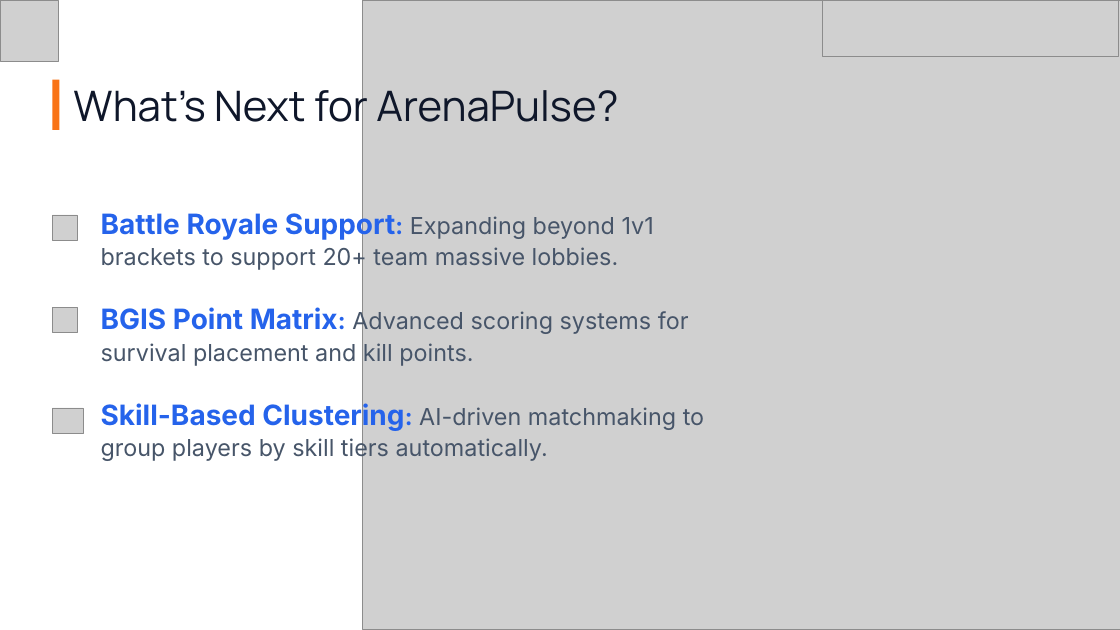
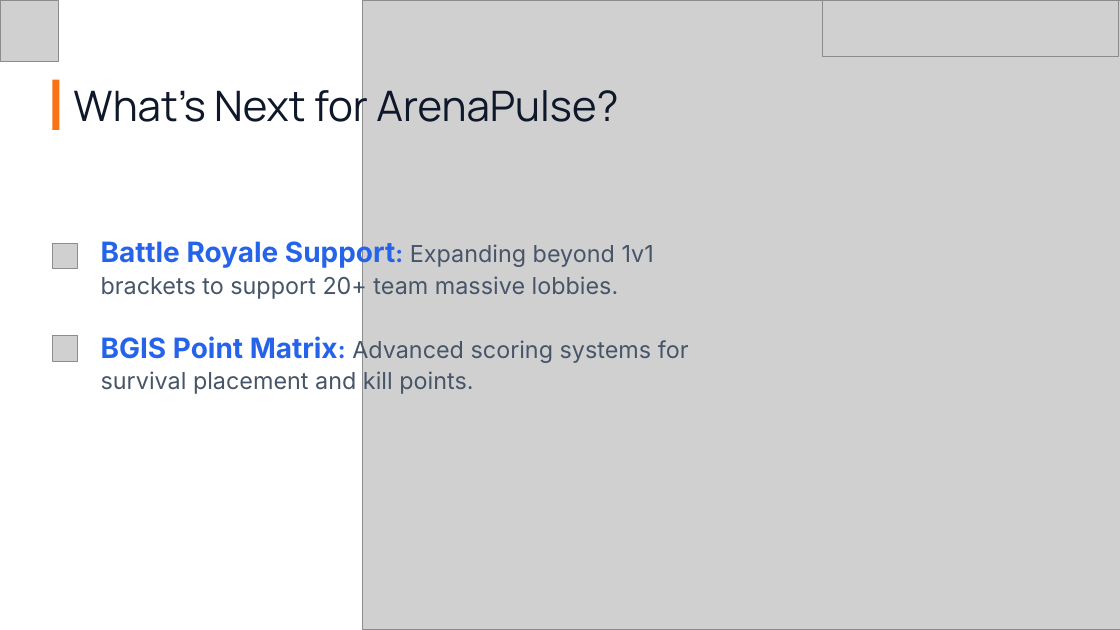
Before and after one commit to Gajera-Ansh/ArenaPulse, a slide deck: slide 7 of arenapulse.pptx. Drawn at 1120x630 pixels with LibreOffice and Linux fonts; fonts in the diff are those of the drawing; grey boxes stand for pictures. Boxes give left, top, right and bottom in pixels: in the first picture for what was removed or moved away, otherwise in the second. Text is boxed around its words. In the diff, an @@ line names an element or a change of style, - is before the commit and + after.

Commit message:
feat: add match predictor model and update project presentation slides

```diff
--- a/arenapulse.pptx
+++ b/arenapulse.pptx
@@ 2 pictures, 2 texts: place and size @@
-2 pictures, 2 texts at (52, 210, 689, 366)
+2 pictures, 2 texts at (52, 238, 689, 394)
@@ picture removed at (53, 408, 83, 434) @@
@@ text removed at (101, 401, 704, 462) @@
-Skill-Based Clustering: AI-driven matchmaking to group players by skill tiers automatically.
```
Also in this commit, not shown: 1 other slide changed, 1 other file.
